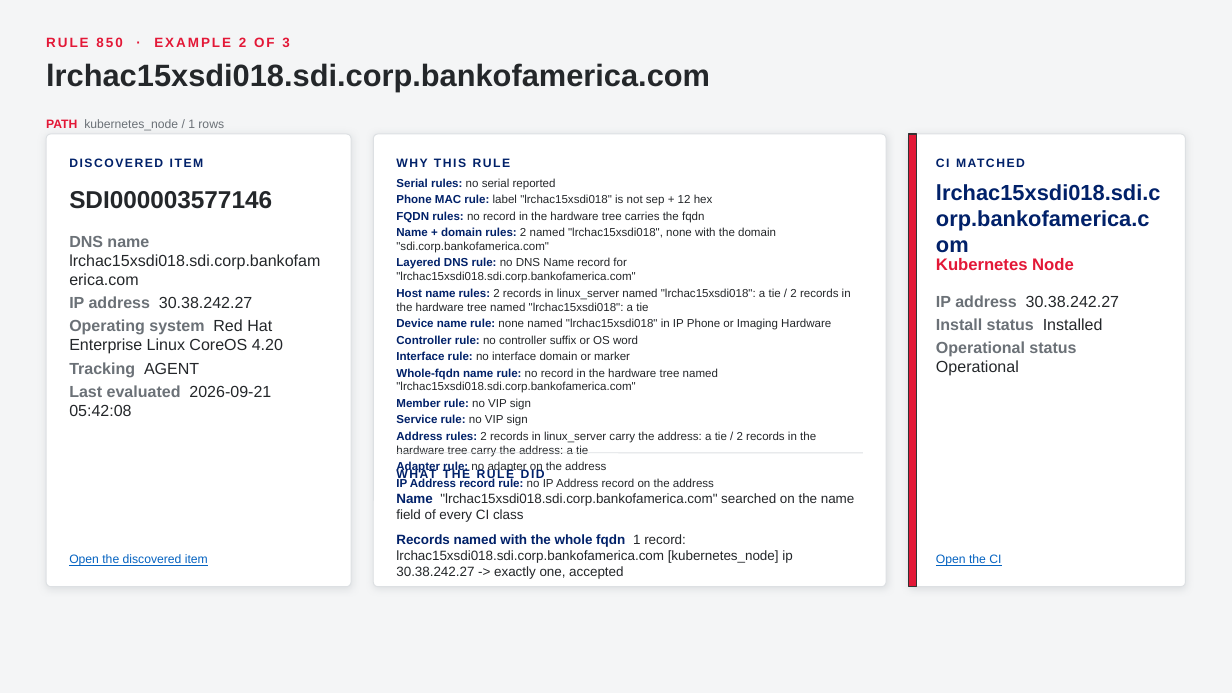
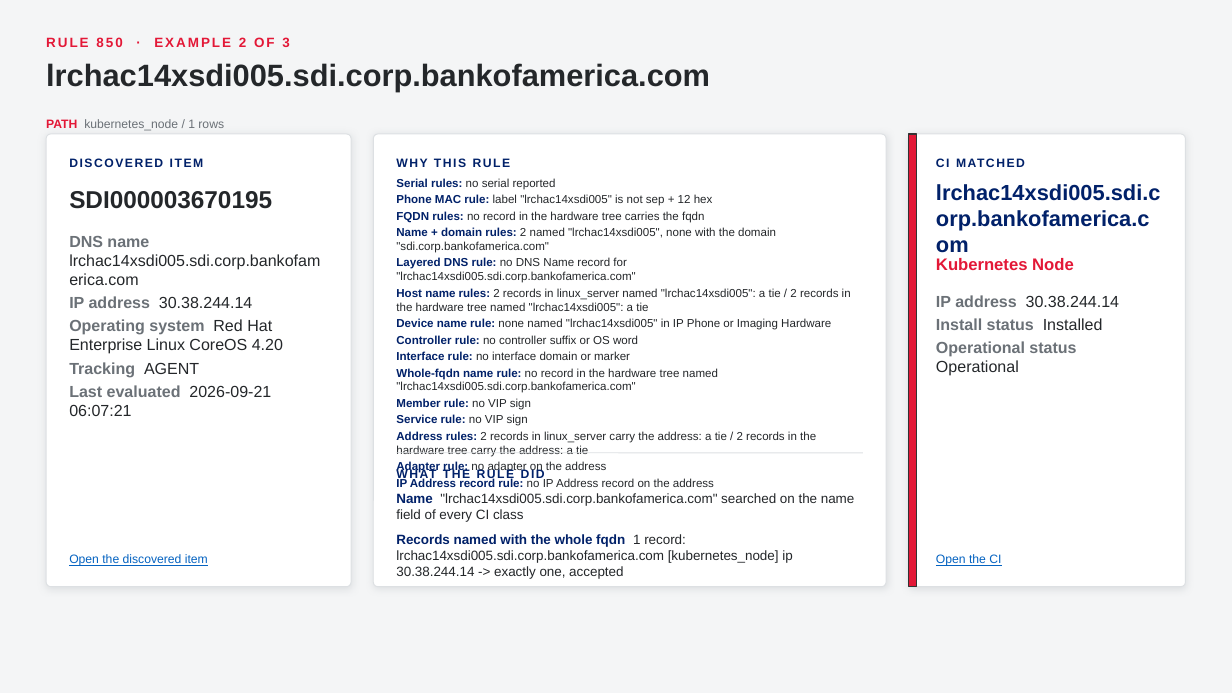
Before and after one commit to singhmihir/py, a slide deck: slide 83 of stories/qualys-ci-lookup-rules/Qualys CI Lookup Rules - CMDB Team Demo.pptx (slide 80 before the commit). Drawn at 1232x693 pixels with LibreOffice and Linux fonts; fonts in the diff are those of the drawing. Boxes give left, top, right and bottom in pixels: in the first picture for what was removed or moved away, otherwise in the second. Text is boxed around its words. In the diff, an @@ line names an element or a change of style, - is before the commit and + after.

```diff
--- a/stories/qualys-ci-lookup-rules/Qualys CI Lookup Rules - CMDB Team Demo.pptx
+++ b/stories/qualys-ci-lookup-rules/Qualys CI Lookup Rules - CMDB Team Demo.pptx
@@ text at [46, 63, 710, 91]: text changed @@
-lrchac15xsdi018.sdi.corp.bankofamerica.com
+lrchac14xsdi005.sdi.corp.bankofamerica.com
@@ text at [69, 191, 272, 209]: text changed @@
-SDI000003577146
+SDI000003670195
@@ text at [396, 194, 713, 206]: text changed @@
-• Phone MAC rule: label "lrchac15xsdi018" is not sep + 12 hex
+• Phone MAC rule: label "lrchac14xsdi005" is not sep + 12 hex
@@ text at [936, 184, 1161, 231]: text changed @@
-lrchac15xsdi018.sdi.corp.bankofamerica.com
+lrchac14xsdi005.sdi.corp.bankofamerica.com
@@ text at [69, 236, 320, 308]: text changed @@
-DNS name lrchac15xsdi018.sdi.corp.bankofamerica.com
-IP address 30.38.242.27
+DNS name lrchac14xsdi005.sdi.corp.bankofamerica.com
+IP address 30.38.244.14
@@ text at [396, 227, 851, 330]: text changed @@
-• Name + domain rules: 2 named "lrchac15xsdi018", none with the domain "sdi.corp.bankofamerica.com"
-• Layered DNS rule: no DNS Name record for "lrchac15xsdi018.sdi.corp.bankofamerica.com"
-• Host name rules: 2 records in linux_server named "lrchac15xsdi018": a tie / 2 records in the hardware tree named "lrchac15xsdi018": a tie
-• Device name rule: none named "lrchac15xsdi018" in IP Phone or Imaging Hardware
+• Name + domain rules: 2 named "lrchac14xsdi005", none with the domain "sdi.corp.bankofamerica.com"
+• Layered DNS rule: no DNS Name record for "lrchac14xsdi005.sdi.corp.bankofamerica.com"
+• Host name rules: 2 records in linux_server named "lrchac14xsdi005": a tie / 2 records in the hardware tree named "lrchac14xsdi005": a tie
+• Device name rule: none named "lrchac14xsdi005" in IP Phone or Imaging Hardware
@@ text at [936, 295, 1119, 307]: text changed @@
-IP address 30.38.242.27
+IP address 30.38.244.14
@@ text at [69, 385, 271, 416]: text changed @@
-Last evaluated 2026-09-21 05:42:08
+Last evaluated 2026-09-21 06:07:21
@@ text at [396, 368, 718, 393]: text changed @@
-• Whole-fqdn name rule: no record in the hardware tree named "lrchac15xsdi018.sdi.corp.bankofamerica.com"
+• Whole-fqdn name rule: no record in the hardware tree named "lrchac14xsdi005.sdi.corp.bankofamerica.com"
@@ text at [396, 493, 855, 579]: text changed @@
-1. Name "lrchac15xsdi018.sdi.corp.bankofamerica.com" searched on the name field of every CI class
-2. Records named with the whole fqdn 1 record: lrchac15xsdi018.sdi.corp.bankofamerica.com [kubernetes_node] ip 30.38.242.27 -> exactly one, accepted
+1. Name "lrchac14xsdi005.sdi.corp.bankofamerica.com" searched on the name field of every CI class
+2. Records named with the whole fqdn 1 record: lrchac14xsdi005.sdi.corp.bankofamerica.com [kubernetes_node] ip 30.38.244.14 -> exactly one, accepted
```
Also in this commit, not shown: 50 other slides changed, 4 slides added, 1 slide removed, 5 other files.
